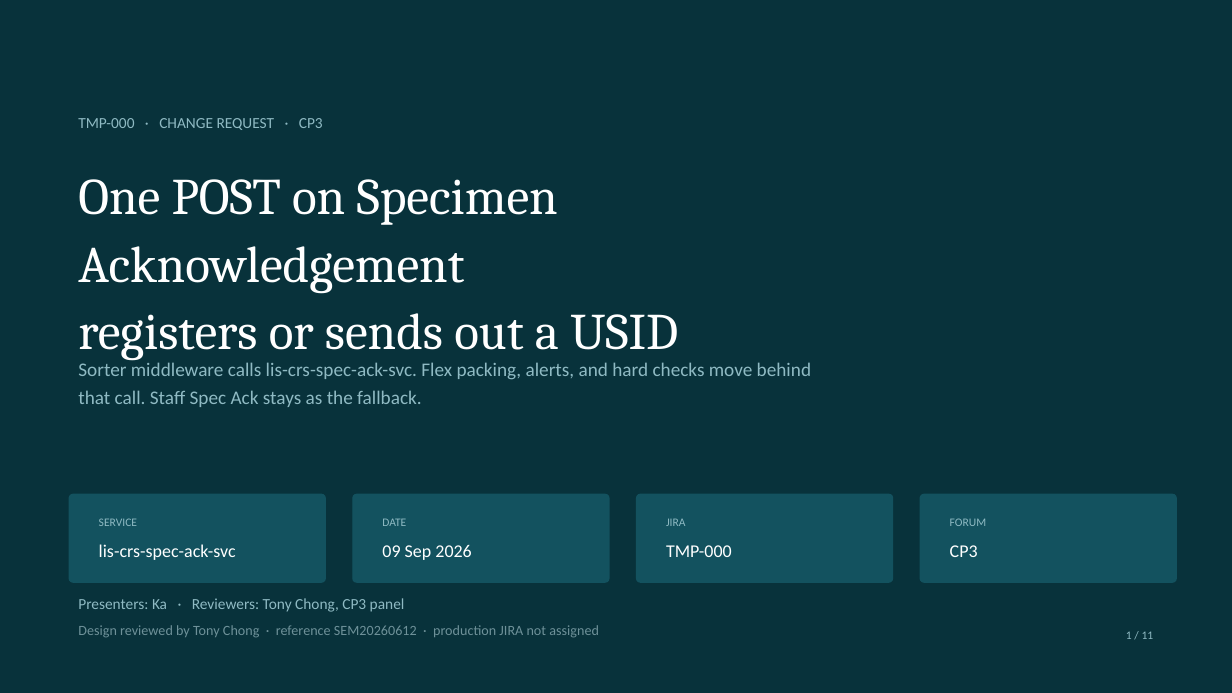
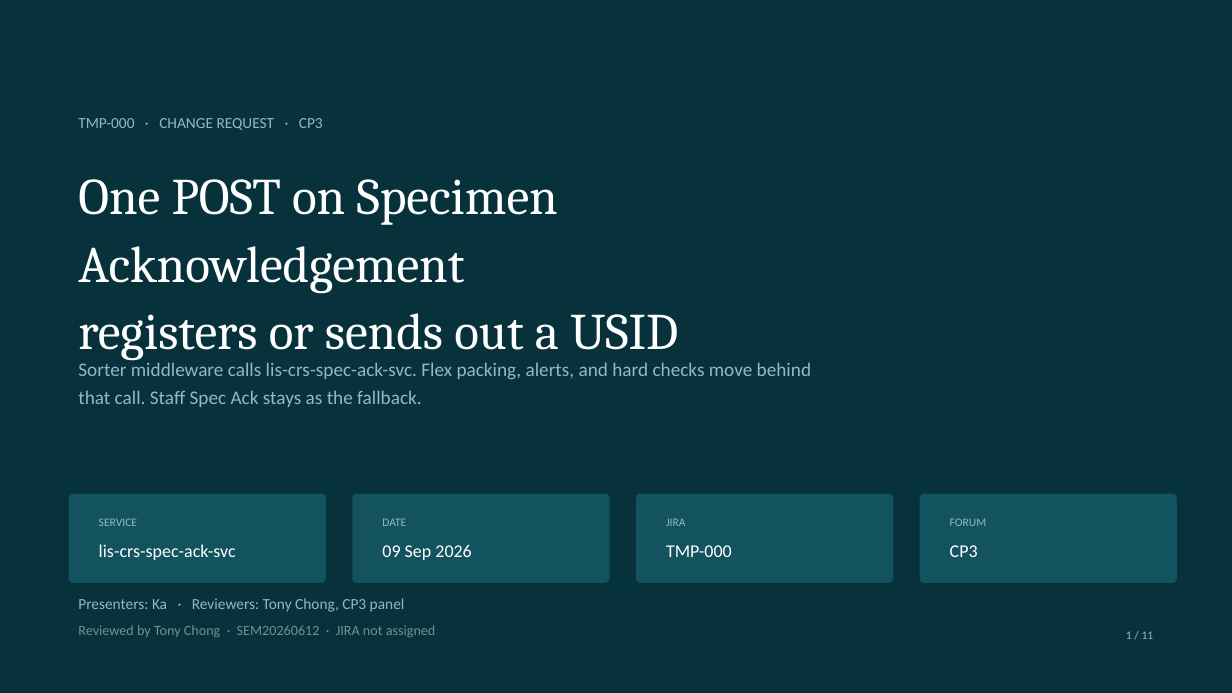
Before and after one commit to DragonChong/HA-Notes, a slide deck: slide 1 of SDLC/Projects/TMP-specimen-sorter-api — Specimen Sorter API/assets/Specimen Sorter API.pptx. Drawn at 1232x693 pixels with LibreOffice and Linux fonts; fonts in the diff are those of the drawing. Boxes give left, top, right and bottom in pixels: in the first picture for what was removed or moved away, otherwise in the second. Text is boxed around its words. In the diff, an @@ line names an element or a change of style, - is before the commit and + after.

```diff
--- a/SDLC/Projects/TMP-specimen-sorter-api — Specimen Sorter API/assets/Specimen Sorter API.pptx
+++ b/SDLC/Projects/TMP-specimen-sorter-api — Specimen Sorter API/assets/Specimen Sorter API.pptx
@@ text at [78, 625, 436, 637]: text changed @@
-Design reviewed by Tony Chong · reference SEM20260612 · production JIRA not assigned
+Reviewed by Tony Chong · SEM20260612 · JIRA not assigned
```
Also in this commit, not shown: 1 other slide changed, 4 other files.
